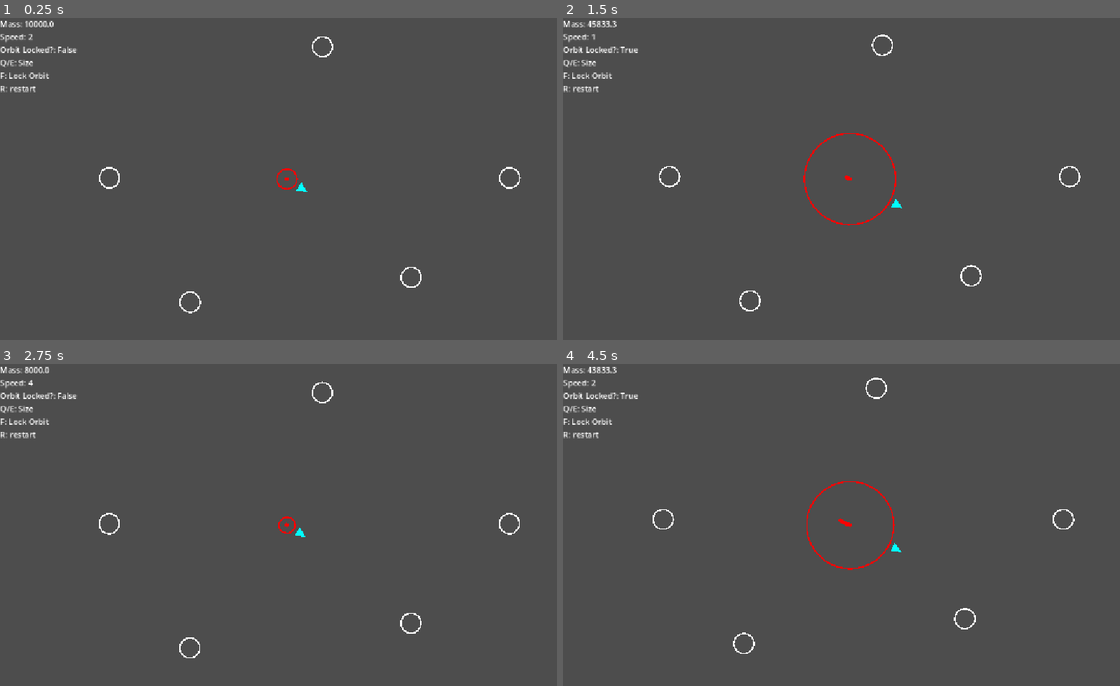
Above: before the commit, frames 1-4 (two rows, left to right).
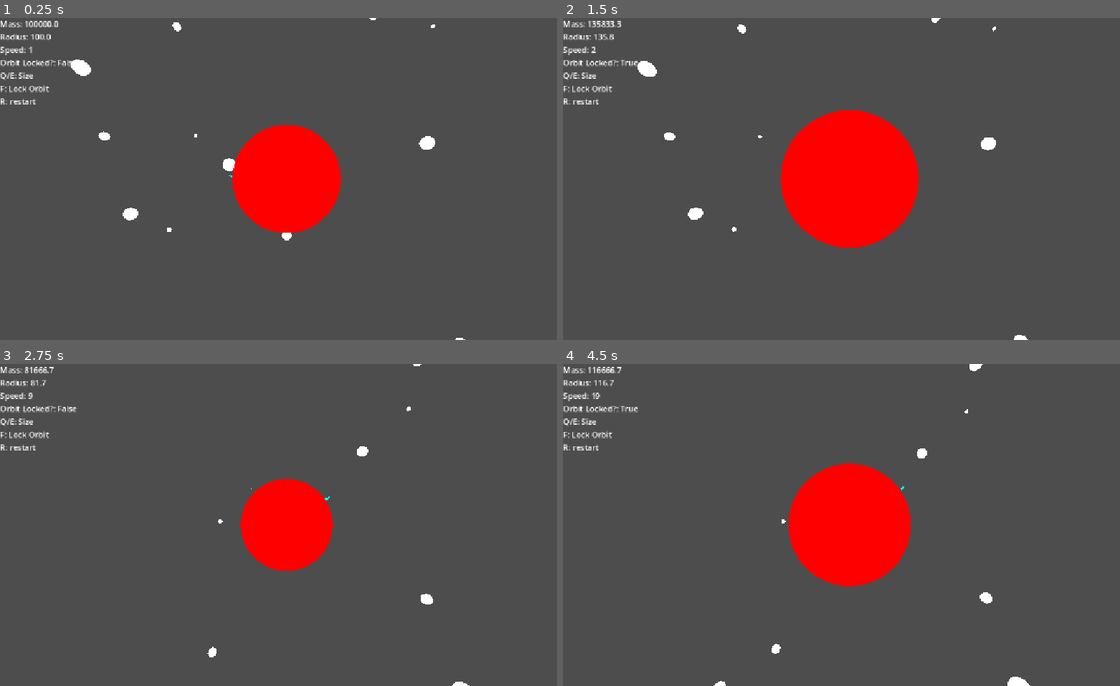
Above: after the commit, the same moments.

Repository: Distracted-Dev-Studios/heavyspace
Game: Godot game, scene res://scenes/main_3d.tscn
The game is run twice, just before and just after one commit, with the same random seed, the same clock (stepped at 60 frames per second) and the same inputs. Before the commit the project starts from res://scenes/main.tscn.
Inputs (mouse positions are in pixels of both pictures, inside the frame that each line leads up to):
- Up to frame 1 (0.25 s): no input
- Up to frame 2 (1.5 s): move the mouse to (975, 162) at 0.52 s; hold E 0.53-1.25 s; tap F (toggle_orbit_lock) at 0.6 s; click (975, 162) at 0.67 s; drag from (735, 195) to (852, 179) at 1.27 s
- Up to frame 3 (2.75 s): move the mouse to (345, 454) at 2.02 s; hold Q from 2.03 s (still down); click (345, 454) at 2.17 s; tap R at 2.3 s
- Up to frame 4 (4.5 s): release Q at 2.75 s; drag from (819, 589) to (1069, 525) at 2.77 s; move the mouse to (1019, 573) at 3.52 s; hold E 3.53-4.25 s; tap F (toggle_orbit_lock) at 3.6 s; click (1019, 573) at 3.67 s; drag from (679, 476) to (746, 644) at 4.27 s

The runs differ from the first frame. In frame 1, 6.6% of the frame differs, in the area x 0-94%, y 0-100%; in frame 2, 9.5%, in the area x 0-93%, y 0-100%; in frame 3, 4.9%; in frame 4, 7.7%.

Commit message:
feat: 3d and 3d procedural generation

Diff:
--- a/project.godot
+++ b/project.godot
@@ -11,7 +11,7 @@
 [application]
 
 config/name="Heavy Space"
-run/main_scene="uid://b2ix61ybi1l4i"
+run/main_scene="uid://c7qn7fvgiahtg"
 config/features=PackedStringArray("4.7", "Forward Plus")
 config/icon="res://icon.svg"
 
--- /dev/null
+++ b/scenes/bodies/body_3d.tscn
@@ -0,0 +1,12 @@
+[gd_scene format=3 uid="uid://brdxd2e3xjnik"]
+
+[ext_resource type="Script" uid="uid://x6tyx4ub2umw" path="res://scripts/bodies/body_3d.gd" id="1_qp7nu"]
+
+[sub_resource type="SphereShape3D" id="SphereShape3D_i5qaf"]
+
+[node name="Body3D" type="Area3D" unique_id=1579572335 node_paths=PackedStringArray("collider")]
+script = ExtResource("1_qp7nu")
+collider = NodePath("CollisionShape3D")
+
+[node name="CollisionShape3D" type="CollisionShape3D" parent="." unique_id=1864217962]
+shape = SubResource("SphereShape3D_i5qaf")
--- /dev/null
+++ b/scenes/bodies/player_3d.tscn
@@ -0,0 +1,12 @@
+[gd_scene format=3 uid="uid://dl057s1aafnpk"]
+
+[ext_resource type="PackedScene" uid="uid://brdxd2e3xjnik" path="res://scenes/bodies/body_3d.tscn" id="1_uriw5"]
+[ext_resource type="Script" uid="uid://bulupmkvhddk3" path="res://scripts/bodies/player_3d.gd" id="2_gcb5y"]
+
+[node name="Player3D" unique_id=1579572335 instance=ExtResource("1_uriw5")]
+script = ExtResource("2_gcb5y")
+thrust_force = 200000.0
+mass_rate = 50000.0
+
+[node name="Camera3D" type="Camera3D" parent="." index="1" unique_id=1635213795]
+transform = Transform3D(1, 0, 0, 0, 1, 0, 0, 0, 1, 0, 0, 2.1794112)
--- /dev/null
+++ b/scenes/main_3d.tscn
@@ -0,0 +1,32 @@
+[gd_scene format=3 uid="uid://c7qn7fvgiahtg"]
+
+[ext_resource type="Script" uid="uid://ckkhpwoikuiel" path="res://scripts/main_3d.gd" id="1_m7dbh"]
+[ext_resource type="PackedScene" uid="uid://dl057s1aafnpk" path="res://scenes/bodies/player_3d.tscn" id="2_kefov"]
+[ext_resource type="PackedScene" uid="uid://huxn3knhtqvl" path="res://scenes/ui/hud.tscn" id="2_le0cj"]
+[ext_resource type="PackedScene" uid="uid://brdxd2e3xjnik" path="res://scenes/bodies/body_3d.tscn" id="3_mt54i"]
+[ext_resource type="Script" uid="uid://ba057mtnmrarr" path="res://scripts/body_generator_3d.gd" id="4_le0cj"]
+[ext_resource type="Script" uid="uid://bspwaktf5ydov" path="res://scripts/gravity_manager_3d.gd" id="4_mt54i"]
+
+[node name="Main3d" type="Node3D" unique_id=800548627]
+script = ExtResource("1_m7dbh")
+
+[node name="HUD" parent="." unique_id=1990150901 instance=ExtResource("2_le0cj")]
+
+[node name="GravityManager3D" type="Node" parent="." unique_id=1817786268]
+script = ExtResource("4_mt54i")
+
+[node name="BodyGenerator3D" type="Node3D" parent="." unique_id=724934965 node_paths=PackedStringArray("player")]
+script = ExtResource("4_le0cj")
+player = NodePath("../Player3D")
+body_scene = ExtResource("3_mt54i")
+load_radius = 10
+max_bodies = 10
+spawn_chance = 1.0
+
+[node name="Player3D" parent="." unique_id=1579572335 instance=ExtResource("2_kefov")]
+mouse_sensitivity = 0.003
+zoom_speed = 0.1
+zoom = 300.0
+min_zoom = 20.0
+max_zoom = 20000.0
+colour = Color(1, 0, 0, 1)
--- /dev/null
+++ b/scripts/bodies/body_3d.gd
@@ -0,0 +1,108 @@
+class_name Body3D
+extends Area3D
+
+const MIN_MASS := 800
+const MASS_PER_UNIT_OF_RADIUS := 1000.0
+const RESTITUTION := 0.8
+const POSITIVE_COLOUR := Color.ORANGE_RED
+const NEGATIVE_COLOUR := Color.DODGER_BLUE
+
+@export var mass: float = 1E5:
+	set(new_mass):
+		var old_mass: float = mass
+		mass = max(new_mass, MIN_MASS)
+		conserve_momentum(old_mass, mass)
+		update_radius()
+@export var is_static: bool = false
+@export var colour: Color = Color.WHITE:
+	set(value):
+		colour = value
+		update_material()
+@export var initial_velocity: Vector3 = Vector3.ZERO
+@export var collider: CollisionShape3D
+@export var is_orbit_locked: bool = false:
+	set(value):
+		is_orbit_locked = value
+		if not value:
+			orbit_parent = null
+
+var radius: float = 1.0
+var velocity: Vector3 = Vector3.ZERO
+var gravity_acceleration: Vector3 = Vector3.ZERO
+var orbit_parent: Body3D
+
+var _mesh_instance: MeshInstance3D
+var _sphere_mesh: SphereMesh
+var _material: StandardMaterial3D
+
+
+func _ready() -> void:
+	velocity = initial_velocity
+	add_to_group("bodies")
+
+	# Give each body its own shape so resizing one doesn't resize all
+	# bodies sharing the same scene resource.
+	var sphere_shape := SphereShape3D.new()
+	collider.shape = sphere_shape
+
+	_sphere_mesh = SphereMesh.new()
+	_material = StandardMaterial3D.new()
+	_material.shading_mode = BaseMaterial3D.SHADING_MODE_UNSHADED
+	_sphere_mesh.material = _material
+	_mesh_instance = MeshInstance3D.new()
+	_mesh_instance.mesh = _sphere_mesh
+	add_child(_mesh_instance)
+
+	update_material()
+	update_radius()
+
+
+func resolve_overlap(other: Body3D) -> void:
+	if is_static and other.is_static:
+		return
+
+	var offset_to_other := other.global_position - global_position
+	var distance_between_centres := offset_to_other.length()
+	var touching_distance := radius + other.radius
+
+	if distance_between_centres >= touching_distance:
+		return
+
+	var push_direction := Vector3.RIGHT
+	if distance_between_centres > 0.0:
+		push_direction = offset_to_other / distance_between_centres
+
+	var my_inverse_mass := 0.0 if is_static else 1.0 / mass
+	var other_inverse_mass := 0.0 if other.is_static else 1.0 / other.mass
+	var total_inverse_mass := my_inverse_mass + other_inverse_mass
+
+	var overlap_amount := touching_distance - distance_between_centres
+	var my_share := my_inverse_mass / total_inverse_mass
+	var other_share := other_inverse_mass / total_inverse_mass
+	global_position -= push_direction * overlap_amount * my_share
+	other.global_position += push_direction * overlap_amount * other_share
+
+	var relative_velocity := velocity - other.velocity
+	var are_moving_closer := relative_velocity.dot(push_direction) > 0.0
+	if are_moving_closer:
+		if not is_static:
+			velocity -= push_direction * velocity.dot(push_direction)
+		if not other.is_static:
+			other.velocity -= push_direction * other.velocity.dot(push_direction)
+
+
+func update_radius() -> void:
+	radius = mass / MASS_PER_UNIT_OF_RADIUS
+	if is_node_ready():
+		(collider.shape as SphereShape3D).radius = radius
+		_sphere_mesh.radius = radius
+		_sphere_mesh.height = radius * 2.0
+
+
+func update_material() -> void:
+	if is_node_ready():
+		_material.albedo_color = colour
+
+
+func conserve_momentum(old_mass: float, new_mass: float) -> void:
+	velocity = old_mass / new_mass * velocity
--- /dev/null
+++ b/scripts/bodies/player_3d.gd
@@ -0,0 +1,161 @@
+class_name Player3D
+extends Body3D
+
+## Length of the gravity arrow cone.
+const ARROW_SIZE := 10.0
+## Gap between the player's surface and the arrow.
+const ARROW_GAP := 4.0
+const INPUT_ARROW_COLOUR := Color.GREEN
+const GRAVITY_ARROW_COLOUR := Color.CYAN
+const TRAIL_COLOR := Color8(255, 0, 0, 50)
+const MAX_TRAIL_POINTS := 250
+
+@export var thrust_force: float = 2E5
+@export var mass_rate: float = 5E4
+
+@export_group("Camera")
+@export var mouse_sensitivity: float = 0.003
+@export var zoom_speed: float = 0.1
+@export var zoom: float = 300.0
+@export var min_zoom: float = 20.0
+@export var max_zoom: float = 20000.0
+
+var _cam_pivot: Node3D
+var _camera: Camera3D
+var _yaw: float = 0.0
+var _pitch: float = -0.4
+
+var trail: Array[Vector3] = []
+
+var _arrow: MeshInstance3D
+var _trail_mesh: ImmediateMesh
+var _trail_instance: MeshInstance3D
+
+
+func _ready() -> void:
+	super()
+	_create_arrow()
+	_create_trail()
+	_create_camera() # new
+
+
+func _process(_delta: float) -> void:
+	trail.append(global_position)
+	if trail.size() > MAX_TRAIL_POINTS:
+		trail.pop_front()
+	_update_trail()
+	_update_arrow()
+	_update_camera() # new
+
+
+func _exit_tree() -> void:
+	# Don't leave the mouse captured if the scene reloads mid-drag.
+	Input.mouse_mode = Input.MOUSE_MODE_VISIBLE
+
+
+func _unhandled_input(event: InputEvent) -> void:
+	if event is InputEventMouseButton:
+		match event.button_index:
+			MOUSE_BUTTON_RIGHT:
+				Input.mouse_mode = Input.MOUSE_MODE_CAPTURED if event.pressed else Input.MOUSE_MODE_VISIBLE
+			MOUSE_BUTTON_WHEEL_UP:
+				zoom = clampf(zoom * (1.0 - zoom_speed), min_zoom, max_zoom)
+			MOUSE_BUTTON_WHEEL_DOWN:
+				zoom = clampf(zoom * (1.0 + zoom_speed), min_zoom, max_zoom)
+	elif event is InputEventMouseMotion and Input.mouse_mode == Input.MOUSE_MODE_CAPTURED:
+		_yaw -= event.relative.x * mouse_sensitivity
+		_pitch = clampf(
+			_pitch - event.relative.y * mouse_sensitivity,
+			-PI / 2.0 + 0.01,
+			PI / 2.0 - 0.01,
+		)
+
+
+func _create_camera() -> void:
+	_cam_pivot = Node3D.new()
+	add_child(_cam_pivot)
+
+	_camera = Camera3D.new()
+	# Bodies are big (radius = mass / 1000), so push the clip planes out.
+	_camera.near = 1.0
+	_camera.far = 100000.0
+	_cam_pivot.add_child(_camera)
+	_camera.make_current()
+
+
+func _update_camera() -> void:
+	_cam_pivot.rotation = Vector3(_pitch, _yaw, 0.0)
+	# The camera sits behind the pivot on +Z and looks toward -Z, at the player.
+	_camera.position = Vector3(0.0, 0.0, radius + zoom)
+
+
+func _physics_process(delta: float) -> void:
+	if Input.is_physical_key_pressed(KEY_E):
+		mass = mass + mass_rate * delta
+	if Input.is_physical_key_pressed(KEY_Q):
+		mass = mass - mass_rate * delta
+	if Input.is_action_just_pressed("toggle_orbit_lock"):
+		is_orbit_locked = !is_orbit_locked
+
+
+func _create_arrow() -> void:
+	# A cone: a cylinder with a zero-radius top. It points along +Y by default.
+	var cone := CylinderMesh.new()
+	cone.top_radius = 0.0
+	cone.bottom_radius = ARROW_SIZE * 0.25
+	cone.height = ARROW_SIZE
+
+	var material := StandardMaterial3D.new()
+	material.shading_mode = BaseMaterial3D.SHADING_MODE_UNSHADED
+	material.albedo_color = GRAVITY_ARROW_COLOUR
+	cone.material = material
+
+	_arrow = MeshInstance3D.new()
+	_arrow.mesh = cone
+	add_child(_arrow)
+
+
+func _create_trail() -> void:
+	_trail_mesh = ImmediateMesh.new()
+
+	var material := StandardMaterial3D.new()
+	material.shading_mode = BaseMaterial3D.SHADING_MODE_UNSHADED
+	material.vertex_color_use_as_albedo = true
+	material.transparency = BaseMaterial3D.TRANSPARENCY_ALPHA
+
+	_trail_instance = MeshInstance3D.new()
+	_trail_instance.mesh = _trail_mesh
+	_trail_instance.material_override = material
+	# Top level so the trail stays in world space and doesn't move with the player.
+	_trail_instance.top_level = true
+	add_child(_trail_instance)
+	_trail_instance.global_transform = Transform3D.IDENTITY
+
+
+func _update_arrow() -> void:
+	if gravity_acceleration.is_zero_approx():
+		_arrow.visible = false
+		return
+
+	_arrow.visible = true
+	var forward := gravity_acceleration.normalized()
+	# Rotate the cone's +Y axis onto the gravity direction.
+	var _rotation := Quaternion(Vector3.UP, forward)
+	var distance := radius + ARROW_GAP + ARROW_SIZE * 0.5
+	_arrow.transform = Transform3D(Basis(_rotation), forward * distance)
+
+
+func _update_trail() -> void:
+	_trail_mesh.clear_surfaces()
+	if trail.size() < 2:
+		return
+
+	_trail_mesh.surface_begin(Mesh.PRIMITIVE_LINE_STRIP)
+	for i in trail.size():
+		# Fade the trail out towards the oldest points.
+		var fade := float(i) / float(trail.size() - 1)
+		var point_colour := TRAIL_COLOR
+		point_colour.a = TRAIL_COLOR.a * fade
+		_trail_mesh.surface_set_color(point_colour)
+		_trail_mesh.surface_add_vertex(trail[i])
+	_trail_mesh.surface_end()
--- /dev/null
+++ b/scripts/body_generator_3d.gd
@@ -0,0 +1,123 @@
+class_name BodyGenerator
+extends Node3D
+
+@export var player: Player3D
+@export var body_scene: PackedScene
+
+@export_group("Cell")
+@export var cell_size: int = 400
+
+@export_group("Generation")
+@export var n_generation_radius_in_cells: int = 5
+@export var body_spawn_chance: float = 0.05
+
+var rng := RandomNumberGenerator.new()
+var max_cells = (n_generation_radius_in_cells * 2) ** 3
+var shell_offsets: Array[Vector3i]
+
+
+class Cell:
+	var is_checked: bool = false
+	var body: Body3D = null
+
+
+var cells: Dictionary[Vector3i, Cell] = { }
+# body_cells acts like a set in Python
+var body_cells: Dictionary[Vector3i, bool]
+var player_position: Vector3
+var player_cell_position: Vector3i
+
+
+func _ready() -> void:
+	if player == null:
+		push_error("BodySpawner: 'player' is not assigned.")
+	if body_scene == null:
+		push_error("BodySpawner: 'body_scene' is not assigned.")
+	shell_offsets = _get_shell_offsets(n_generation_radius_in_cells)
+	_generate_bodies()
+
+
+func _process(_delta: float) -> void:
+	if player == null or body_scene == null:
+		return
+	player_position = player.global_position
+	player_cell_position = _position_to_cell(player_position)
+	_check_new_cells()
+	_clear_stale_cells()
+
+
+func _generate_bodies() -> void:
+	for cell_x_index in range(n_generation_radius_in_cells):
+		for cell_y_index in range(n_generation_radius_in_cells):
+			for cell_z_index in range(n_generation_radius_in_cells):
+				var cell_position := Vector3i(cell_x_index, cell_y_index, cell_z_index)
+				cells[cell_position] = Cell.new()
+				cells[cell_position].is_checked = true
+				if rng.randf() < body_spawn_chance:
+					_generate_body(cell_position)
+
+
+func _generate_body(cell_position: Vector3i) -> void:
+	var body := body_scene.instantiate() as Body3D
+	cells[cell_position].body = body
+	body.position = _cell_to_position(cell_position)
+	body.mass = rng.randf() * 100000
+	body.is_static = true
+	add_child(body)
+	body_cells[cell_position] = true
+
+
+func _check_new_cells() -> void:
+	for offset in shell_offsets:
+		_check_cell(player_cell_position + offset)
+
+
+func _check_cell(cell_position: Vector3i) -> void:
+	if not cells.has(cell_position):
+		cells[cell_position] = Cell.new()
+	var cell := cells[cell_position]
+	if cell.is_checked:
+		return
+	cell.is_checked = true
+	if rng.randf() < body_spawn_chance:
+		_generate_body(cell_position)
+
+
+func _clear_stale_cells() -> void:
+	var limit: int = n_generation_radius_in_cells
+	for cell_position in body_cells.keys():
+		var d: Vector3i = cell_position - player_cell_position
+		if maxi(maxi(absi(d.x), absi(d.y)), absi(d.z)) > limit:
+			var cell := cells[cell_position]
+			cell.body.queue_free()
+			cell.body = null
+			body_cells.erase(cell_position)
+			cells.erase(cell_position)
+
+
+func _get_shell_offsets(r: int) -> Array[Vector3i]:
+	var offsets: Array[Vector3i] = []
+	for a in range(-r, r + 1):
+		for b in range(-r, r + 1):
+			# x faces (full y/z range)
+			offsets.append(Vector3i(r, a, b))
+			offsets.append(Vector3i(-r, a, b))
+	for a in range(-r + 1, r):
+		for b in range(-r, r + 1):
+			# y faces (x trimmed so edges aren't duplicated)
+			offsets.append(Vector3i(a, r, b))
+			offsets.append(Vector3i(a, -r, b))
+	for a in range(-r + 1, r):
+		for b in range(-r + 1, r):
+			# z faces (x and y trimmed)
+			offsets.append(Vector3i(a, b, r))
+			offsets.append(Vector3i(a, b, -r))
+	return offsets
+
+
+func _position_to_cell(input_position: Vector3) -> Vector3i:
+	return Vector3i(floor(input_position / cell_size))
+
+
+func _cell_to_position(cell_position: Vector3i) -> Vector3:
+	return cell_position * cell_size
--- /dev/null
+++ b/scripts/gravity_manager_3d.gd
@@ -0,0 +1,96 @@
+extends Node
+
+@export var G: float = 100.0
+@export var softening: float = 1.0
+@export var max_speed: float = 1500.0
+@export var substeps: int = 4
+
+
+func _physics_process(delta: float) -> void:
+	var bodies := get_tree().get_nodes_in_group("bodies")
+	var dt := delta / substeps
+	for i in substeps:
+		_step(bodies, dt)
+
+
+func _step(bodies: Array, dt: float) -> void:
+	var accels: Array[Vector3] = []
+	accels.resize(bodies.size())
+	accels.fill(Vector3.ZERO)
+	var best_pull: Array[float] = []
+	best_pull.resize(bodies.size())
+	best_pull.fill(0.0)
+	var best_parent: Array = []
+	best_parent.resize(bodies.size())
+
+	for i in bodies.size():
+		for j in range(i + 1, bodies.size()):
+			var a: Body3D = bodies[i]
+			var b: Body3D = bodies[j]
+			var d := b.global_position - a.global_position
+			var dist_sq := d.length_squared() + softening * softening
+			var dir := d / sqrt(dist_sq)
+
+			var pull_on_a := G * b.mass / dist_sq
+			var pull_on_b := G * a.mass / dist_sq
+
+			if pull_on_a > best_pull[i]:
+				best_pull[i] = pull_on_a
+				best_parent[i] = b
+			if pull_on_b > best_pull[j]:
+				best_pull[j] = pull_on_b
+				best_parent[j] = a
+
+			accels[i] += dir * pull_on_a
+			accels[j] -= dir * pull_on_b
+
+			a.resolve_overlap(b)
+
+	for i in bodies.size():
+		var body: Body3D = bodies[i]
+		body.gravity_acceleration = accels[i]
+		if body.is_static:
+			continue
+
+		if body.is_orbit_locked:
+			# Keep the parent chosen at lock time; only pick one if none is set
+			if body.orbit_parent == null:
+				body.orbit_parent = best_parent[i]
+			if body.orbit_parent:
+				_step_locked(body, dt)
+				continue
+
+		body.velocity += accels[i] * dt
+		body.velocity = body.velocity.limit_length(max_speed)
+		body.global_position += body.velocity * dt
+
+
+func _step_locked(body: Body3D, dt: float) -> void:
+	var parent := body.orbit_parent
+	var offset := body.global_position - parent.global_position
+	var r := offset.length()
+	if r < 0.001:
+		return
+
+	var rel_vel := body.velocity - parent.velocity
+	var speed := rel_vel.length() # preserved
+	if speed < 0.001:
+		# Nothing to orbit with; just match the parent.
+		body.velocity = parent.velocity
+		return
+
+	# The orbit plane's normal. The sign of this axis keeps the spin direction.
+	var axis := offset.cross(rel_vel)
+	if axis.length_squared() < 0.000001:
+		# Velocity is purely radial, so the plane is undefined. Pick any
+		# axis perpendicular to the offset.
+		var helper := Vector3.UP if absf(offset.normalized().dot(Vector3.UP)) < 0.99 else Vector3.RIGHT
+		axis = offset.cross(helper)
+	axis = axis.normalized()
+
+	# Rotate around the parent by the arc length travelled this step
+	var new_offset := offset.rotated(axis, speed * dt / r)
+	var tangent := axis.cross(new_offset).normalized()
+
+	body.global_position = parent.global_position + new_offset
+	body.velocity = parent.velocity + tangent * speed
--- a/scripts/main.gd
+++ b/scripts/main.gd
@@ -5,8 +5,9 @@
 
 
 func _process(_delta: float) -> void:
-	label.text = "Mass: %.1f\nSpeed: %.0f\nOrbit Locked?: %s\nQ/E: Size\nF: Lock Orbit\nR: restart" % [
+	label.text = "Mass: %.1f\nRadius: %.1f\nSpeed: %.0f\nOrbit Locked?: %s\nQ/E: Size\nF: Lock Orbit\nR: restart" % [
 		player.mass,
+		player.radius,
 		player.velocity.length(),
 		"True" if player.is_orbit_locked else "False",
 	]
--- /dev/null
+++ b/scripts/main_3d.gd
@@ -0,0 +1,15 @@
+extends Node3D
+
+@onready var player: Player3D = $Player3D
+@onready var label: Label = $HUD/Label
+
+
+func _process(_delta: float) -> void:
+	label.text = "Mass: %.1f\nRadius: %.1f\nSpeed: %.0f\nOrbit Locked?: %s\nQ/E: Size\nF: Lock Orbit\nR: restart" % [
+		player.mass,
+		player.radius,
+		player.velocity.length(),
+		"True" if player.is_orbit_locked else "False",
+	]
+	if Input.is_physical_key_pressed(KEY_R):
+		get_tree().reload_current_scene()
Not shown, added: scripts/bodies/body_3d.gd.uid
Not shown, added: scripts/bodies/player_3d.gd.uid
Not shown, added: scripts/body_generator_3d.gd.uid
Not shown, added: scripts/gravity_manager_3d.gd.uid
Not shown, added: scripts/main_3d.gd.uid
